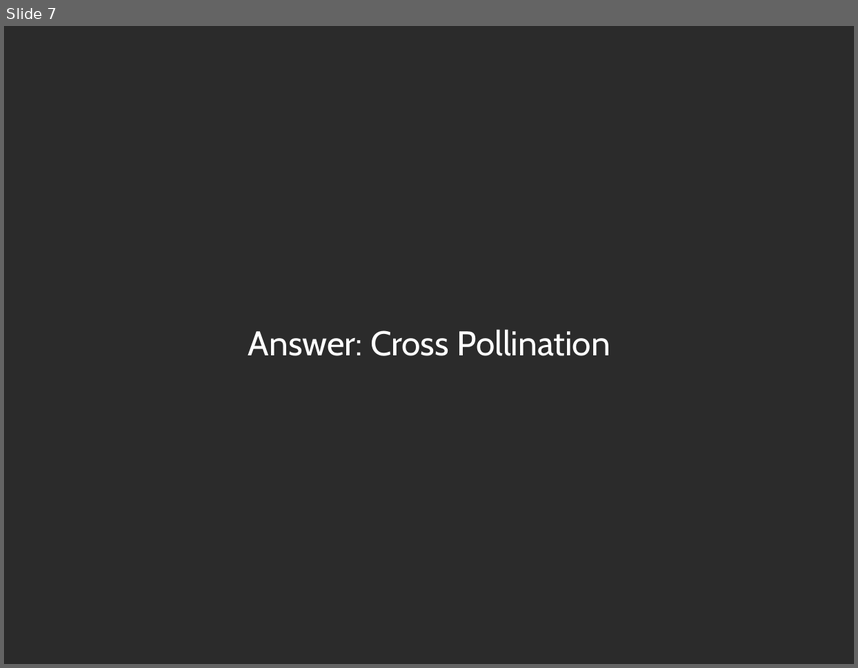
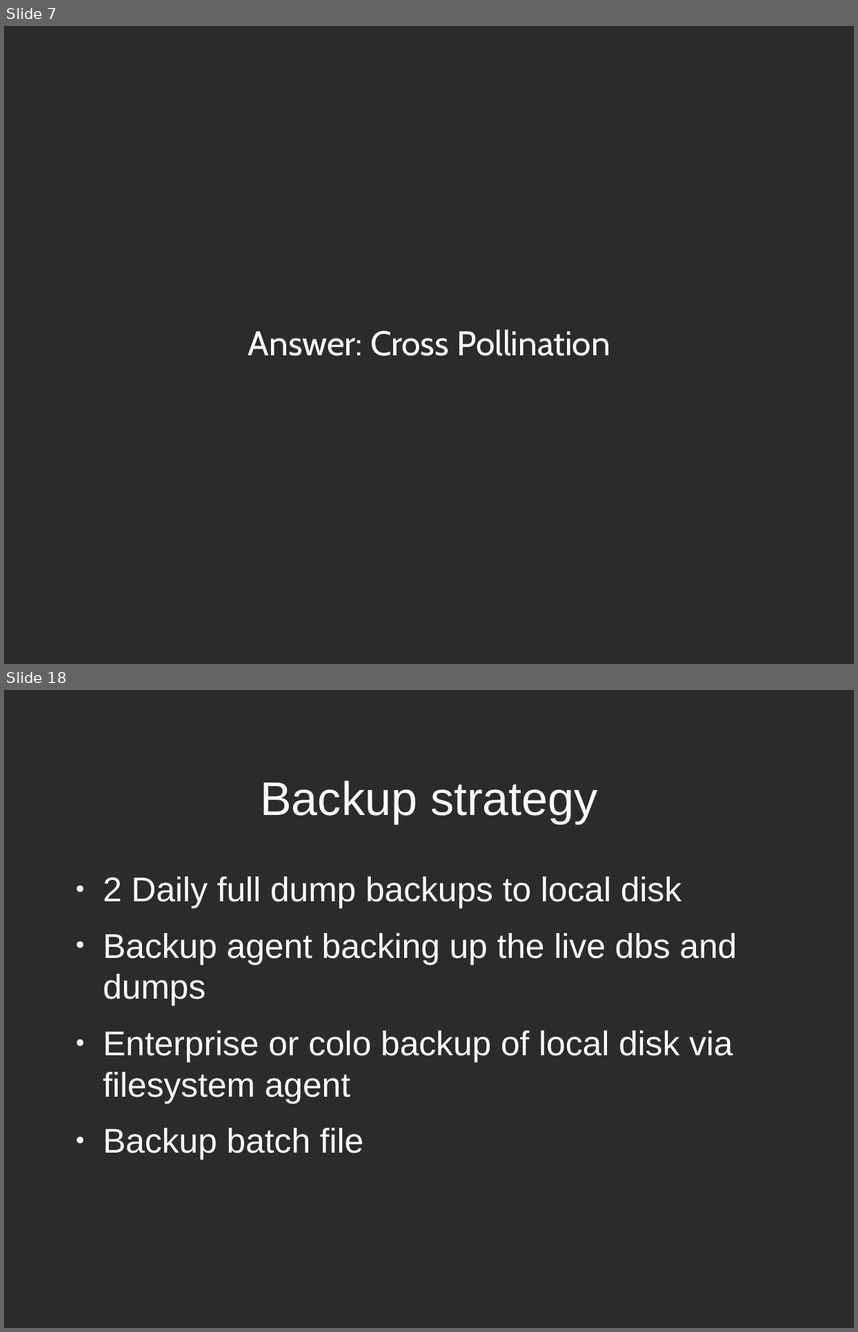
Before and after one commit to zippy1981/TalkMaterials, a slide deck: MongoMeetup/2010-July/Mongo Windows Administration for the Unix Programmer.odp. Shown one above the other, each under a label of ours: slide 7 before the commit, slides 7 and 18 after it; the slides between them are not shown. The pictures are 858x668 and 858x1332 pixels, drawn with LibreOffice and Linux fonts; fonts in the diff are those of the drawing; background and template pictures are left out; a plain dark background stands for a picture behind light text. Boxes give left, top, right and bottom in pixels: in the first picture for what was removed or moved away, otherwise in the second. Text is boxed around its words. In the diff, an @@ line names an element or a change of style, - is before the commit and + after.

```diff
--- a/MongoMeetup/2010-July/Mongo Windows Administration for the Unix Programmer.odp
+++ b/MongoMeetup/2010-July/Mongo Windows Administration for the Unix Programmer.odp
@@ slide 18 added at (x1=4, y1=690, x2=854, y2=1328), background picture (left out) @@
@@ title added at (x1=260, y1=780, x2=598, y2=823), 44 pt, text #FFFFFF @@
+Backup strategy
@@ text added at (x1=103, y1=876, x2=737, y2=1159), 32 pt, text #FFFFFF @@
+● 2 Daily full dump backups to local disk
+● Backup agent backing up the live dbs and dumps
+● Enterprise or colo backup of local disk via filesystem agent
+● Backup batch file
```
Also in this commit, not shown: 11 slides changed, 12 other slides added.
